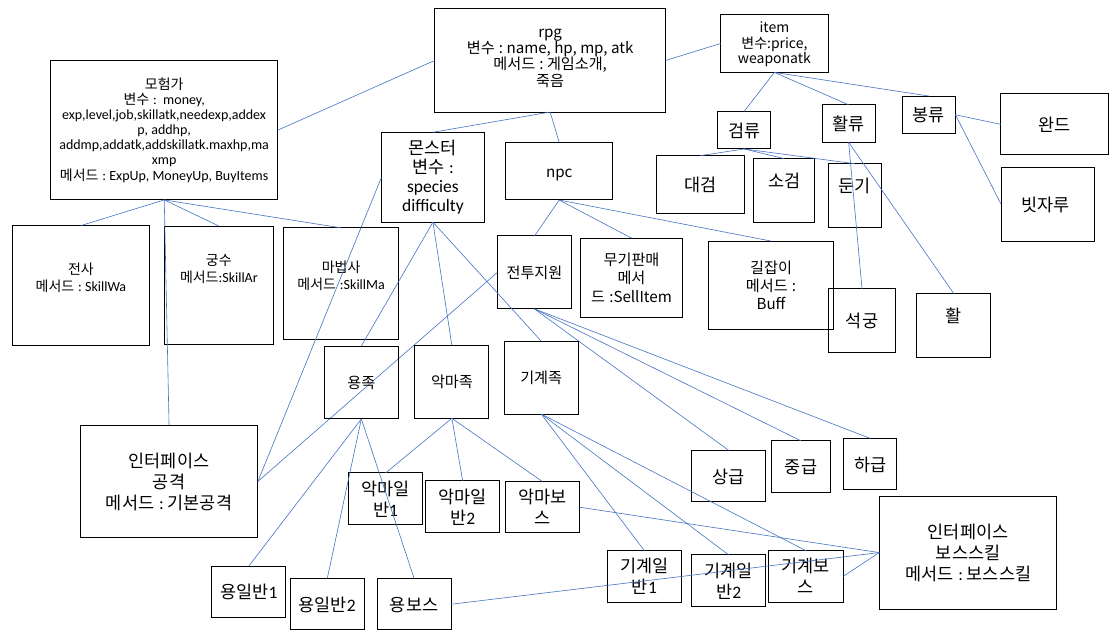
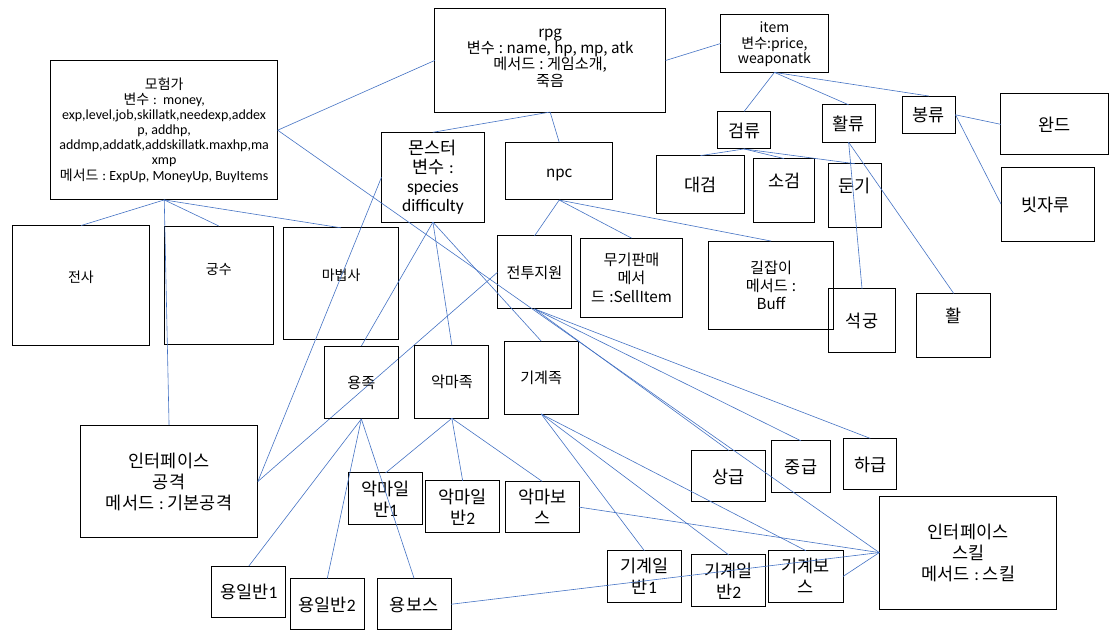
Before and after one commit to Nahoyoung146/javappt, a slide deck: slide 1 of rpg수정.pptx. Drawn at 1120x630 pixels with LibreOffice and Linux fonts; fonts in the diff are those of the drawing. Boxes give left, top, right and bottom in pixels: in the first picture for what was removed or moved away, otherwise in the second. Text is boxed around its words. In the diff, an @@ line names an element or a change of style, - is before the commit and + after.

Commit message:
수정

```diff
--- a/rpg수정.pptx
+++ b/rpg수정.pptx
@@ line added from (278, 130) to (880, 553), #4472C4 0.5 pt @@
@@ text in rectangle at (36, 279, 126, 292): paragraph removed @@
-메서드 : SkillWa
@@ text in rectangle at (180, 270, 258, 283): paragraph removed @@
-메서드:SkillAr
@@ text in rectangle at (297, 277, 385, 293): paragraph removed @@
-메서드 :SkillMa
@@ text in rectangle at (921, 544, 1015, 582): text changed @@
-보스스킬
-메서드 : 보스스킬
+스킬
+메서드 : 스킬
```
